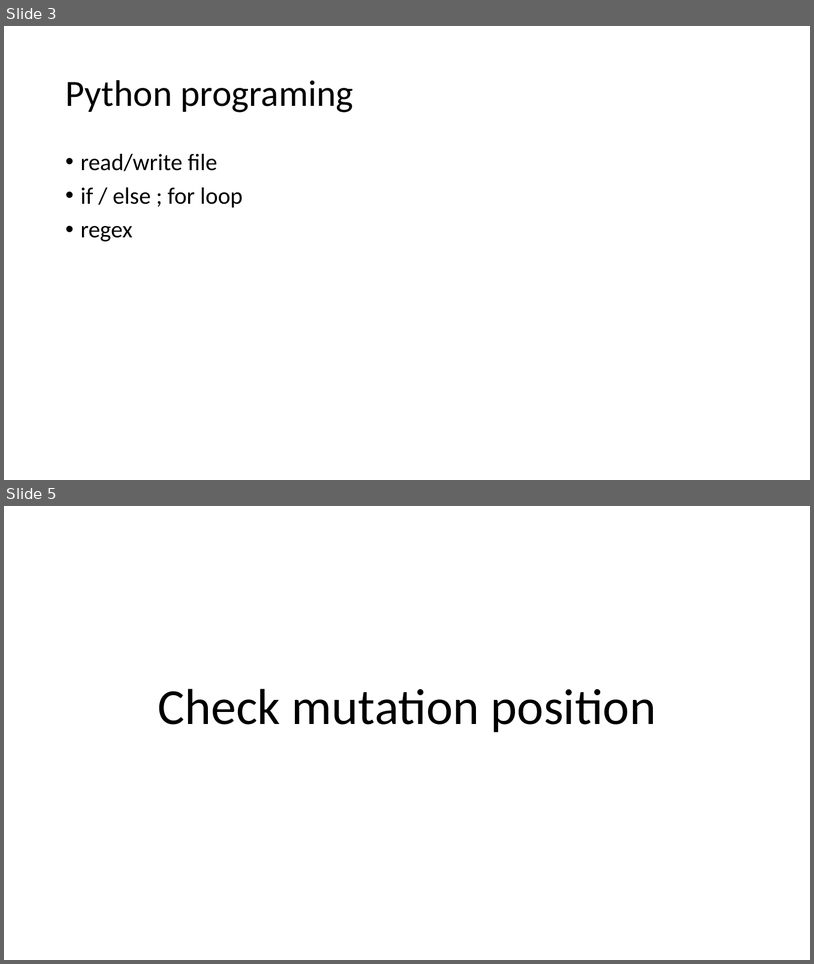
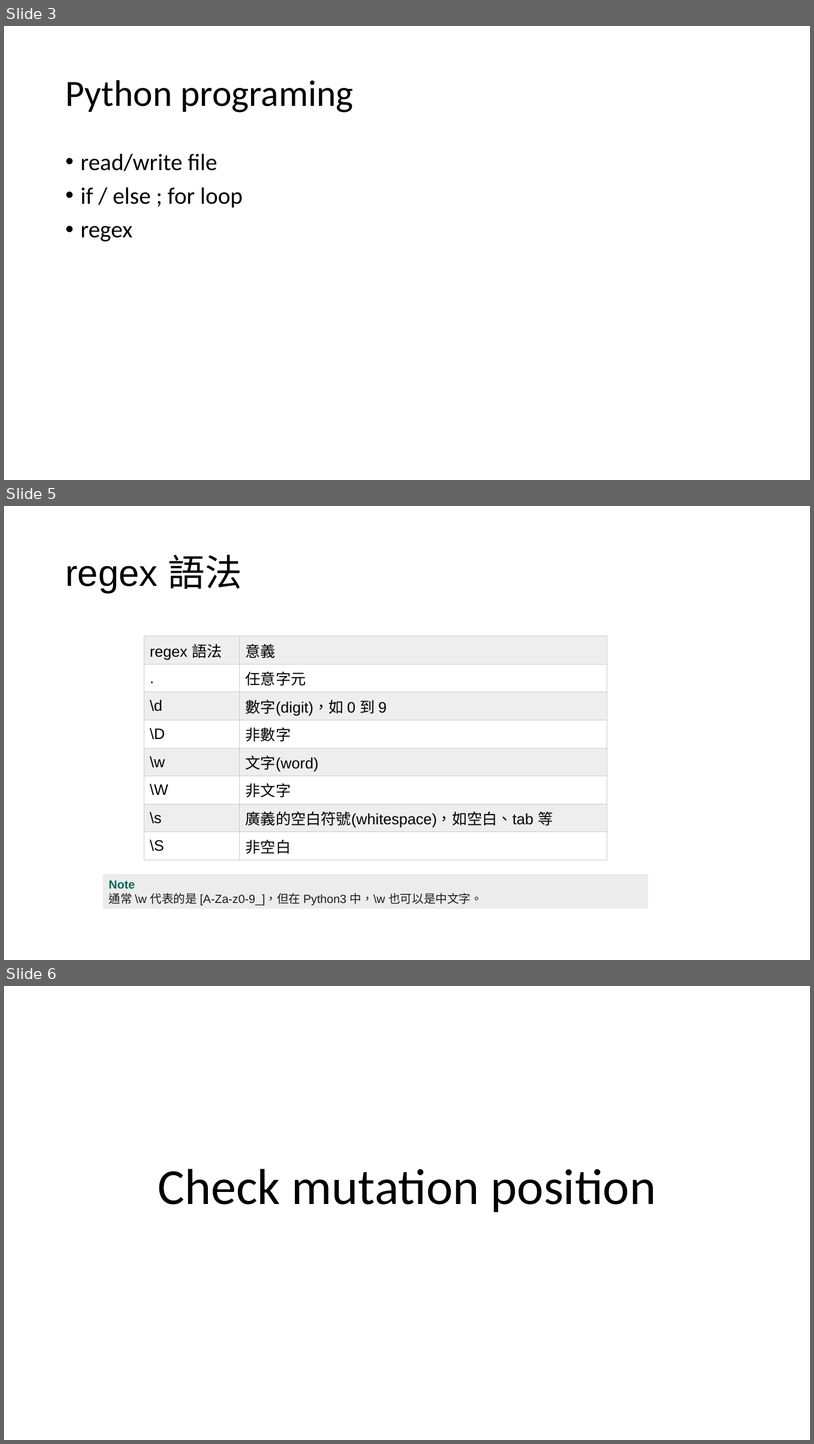
Before and after one commit to HuangDeneil/genome_analysis_python_version, a slide deck: pipeline/pipeline_final.pptx. Shown one above the other, each under a label of ours: slides 3 and 5 before the commit, slides 3, 5 and 6 after it; the slides between them are not shown. The pictures are 814x964 and 814x1444 pixels, drawn with LibreOffice and Linux fonts; fonts in the diff are those of the drawing. Boxes give left, top, right and bottom in pixels: in the first picture for what was removed or moved away, otherwise in the second. Text is boxed around its words. In the diff, an @@ line names an element or a change of style, - is before the commit and + after.

```diff
--- a/pipeline/pipeline_final.pptx
+++ b/pipeline/pipeline_final.pptx
@@ slide 5 added at (4, 506, 810, 960), background #FFFFFF @@
@@ title added at (65, 555, 242, 593), 44 pt, text #000000 @@
+regex 語法
@@ table added at (144, 636, 607, 856), 8 rows, 2 columns @@
+regex 語法 | 意義
+. | 任意字元
+\d | 數字(digit)，如 0 到 9
+\D | 非數字
+\w | 文字(word)
+\W | 非文字
+\s | 廣義的空白符號(whitespace)，如空白、tab 等
+\S | 非空白
@@ rectangle added at (102, 874, 648, 908), fill #ECECEC, 14 pt, text #1A1A1A @@
+Note
+通常 \w 代表的是 [A-Za-z0-9_]，但在 Python3 中，\w 也可以是中文字。
@@ what was slide 5 is now slide 6 @@
```
Also in this commit, not shown: 6 slides changed, 1 other slide added, 1 other file.
